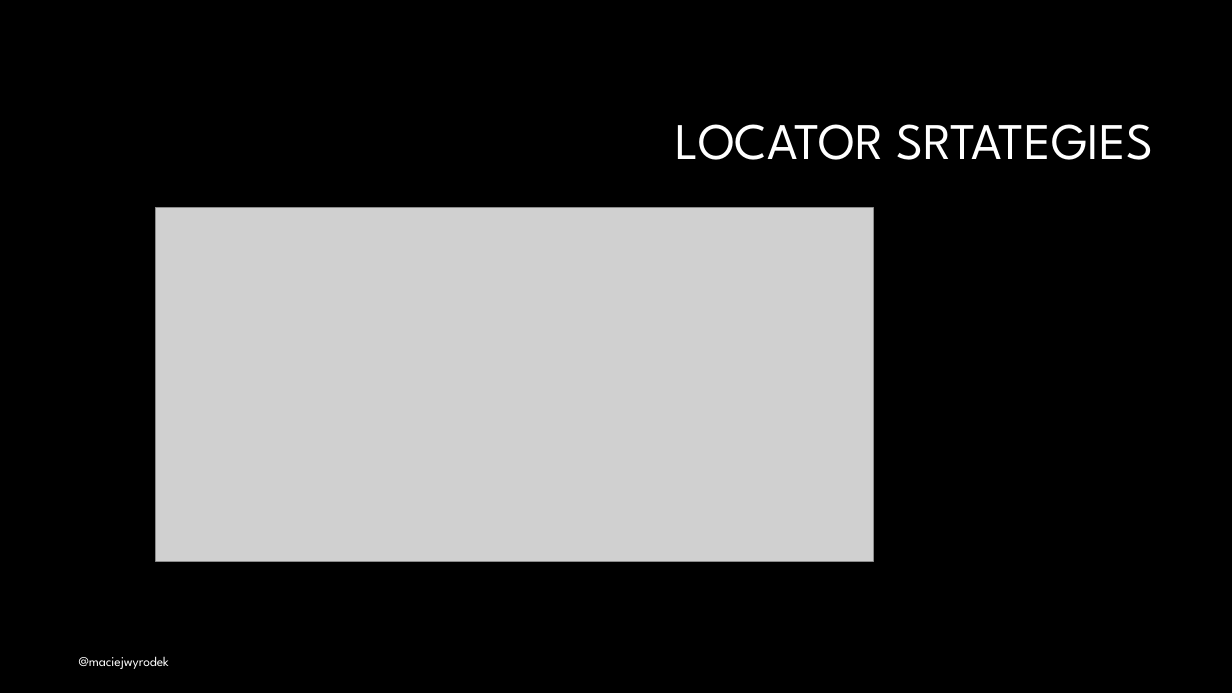
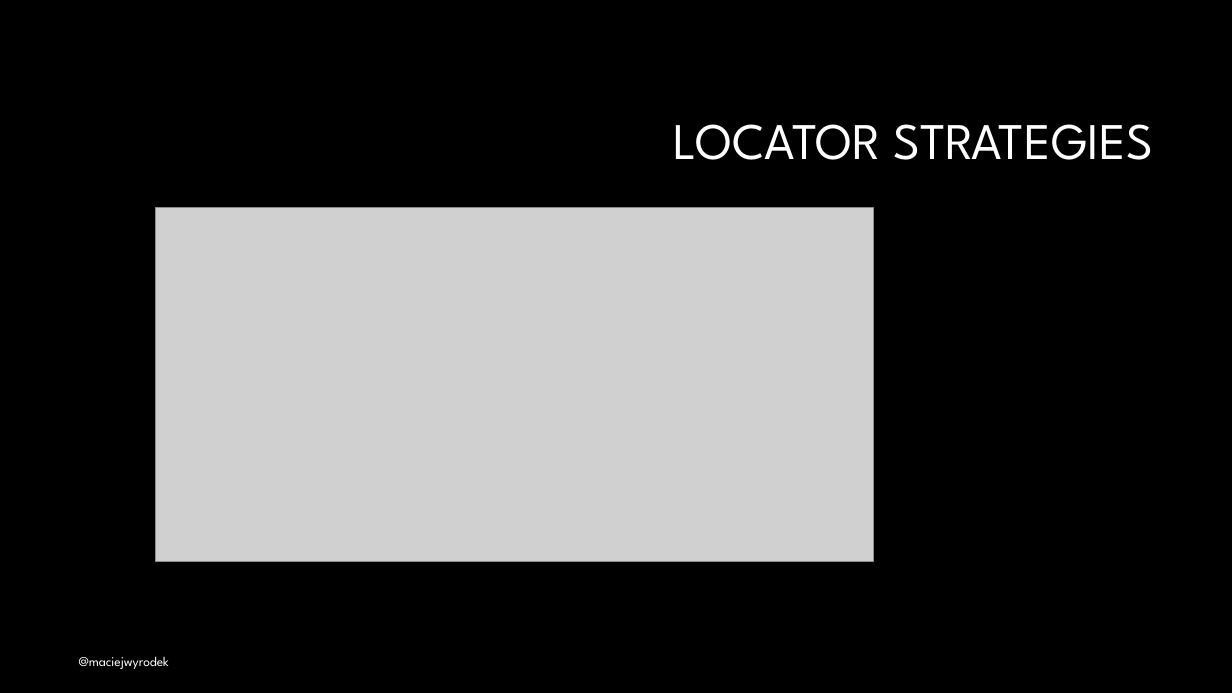
Before and after one commit to mwyrodek/SeleniumPresentation, a slide deck: slide 27 of docs/selenium.pptx (slide 24 before the commit). Drawn at 1232x693 pixels with LibreOffice and Linux fonts; fonts in the diff are those of the drawing; grey boxes stand for pictures; background and template pictures are left out. Boxes give left, top, right and bottom in pixels: in the first picture for what was removed or moved away, otherwise in the second. Text is boxed around its words. In the diff, an @@ line names an element or a change of style, - is before the commit and + after.

```diff
--- a/docs/selenium.pptx
+++ b/docs/selenium.pptx
@@ title at (673,124,1154,160): text changed @@
-LOCATOR SRTATEGIES
+LOCATOR STRATEGIES
```
Also in this commit, not shown: 2 other slides changed, 4 slides added.
